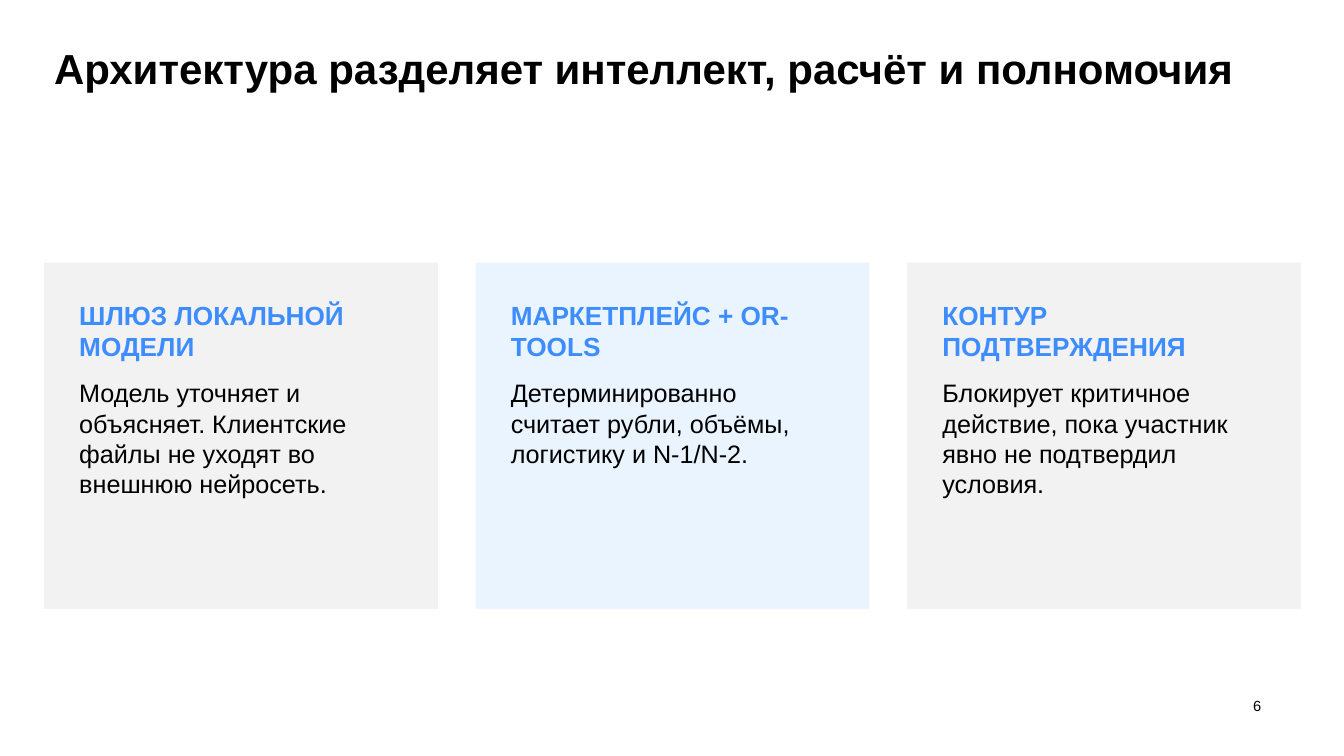
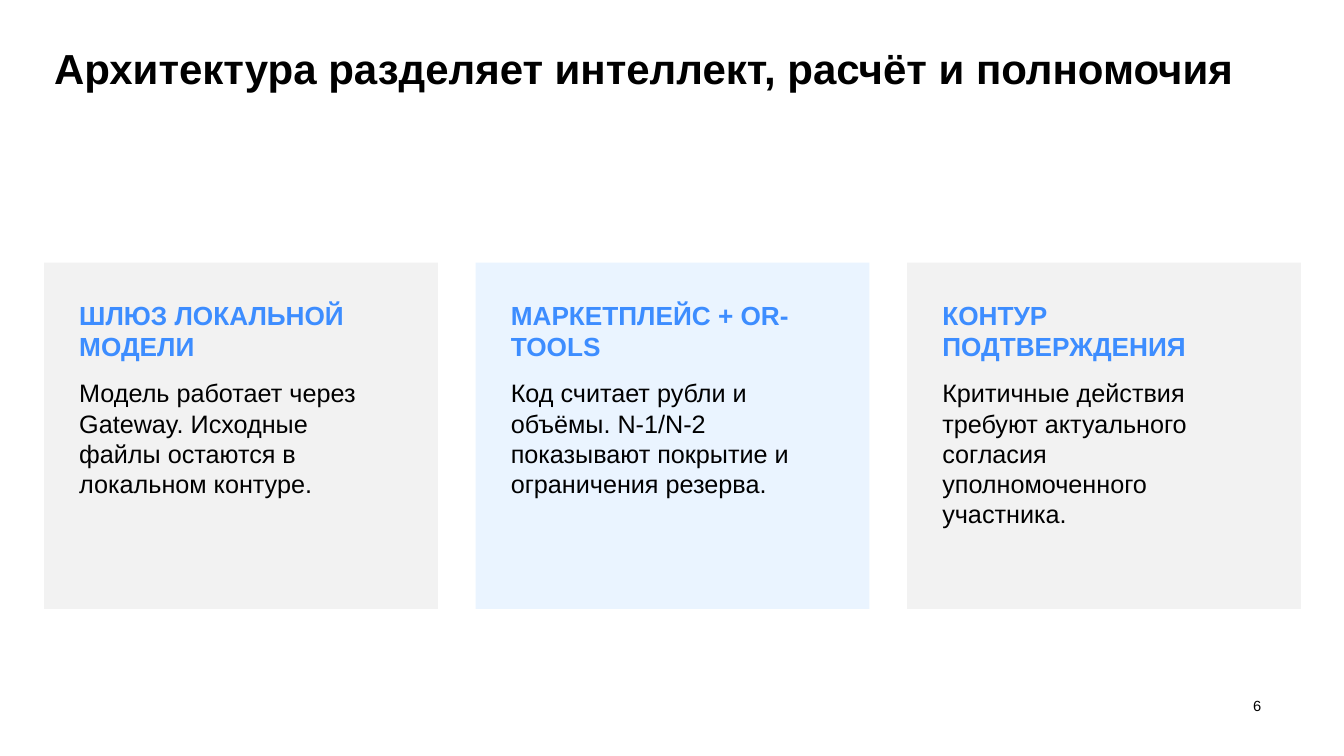
Before and after one commit to NawOmen/R136a1, a slide deck: slide 6 of docs/contest/Porukam-pitch.pptx. Drawn at 1344x756 pixels with LibreOffice and Linux fonts; fonts in the diff are those of the drawing. Boxes give left, top, right and bottom in pixels: in the first picture for what was removed or moved away, otherwise in the second. Text is boxed around its words. In the diff, an @@ line names an element or a change of style, - is before the commit and + after.

```diff
--- a/docs/contest/Porukam-pitch.pptx
+++ b/docs/contest/Porukam-pitch.pptx
@@ text at bbox=[79, 383, 355, 499]: text changed @@
-Модель уточняет и объясняет. Клиентские файлы не уходят во внешнюю нейросеть.
+Модель работает через Gateway. Исходные файлы остаются в локальном контуре.
@@ text at bbox=[511, 383, 789, 499]: text changed @@
-Детерминированно считает рубли, объёмы, логистику и N-1/N-2.
+Код считает рубли и объёмы. N-1/N-2 показывают покрытие и ограничения резерва.
@@ text at bbox=[942, 383, 1187, 529]: text changed @@
-Блокирует критичное действие, пока участник явно не подтвердил условия.
+Критичные действия требуют актуального согласия уполномоченного участника.
```
Also in this commit, not shown: 4 other slides changed, 3 slides added, 3 slides removed, 19 other files.
